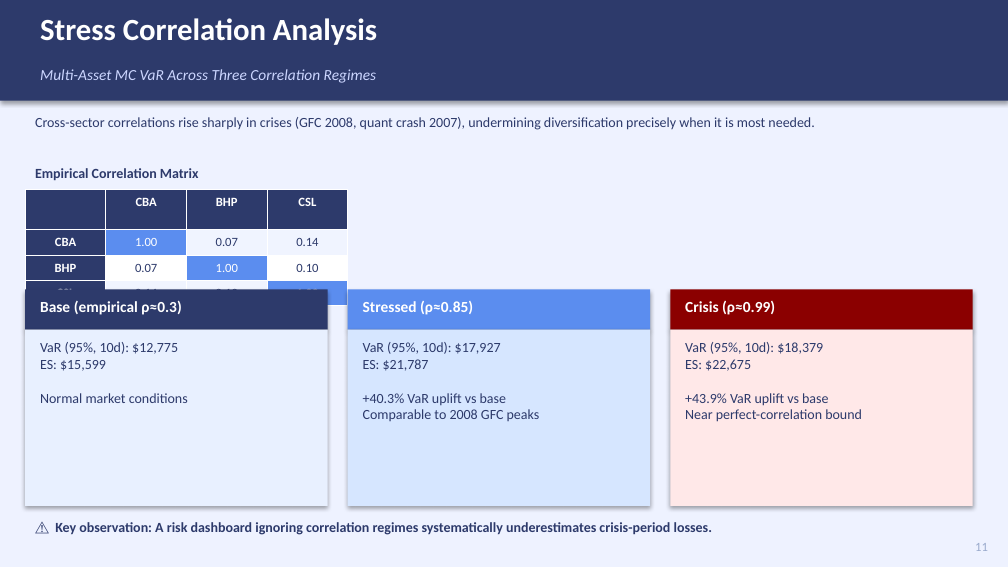
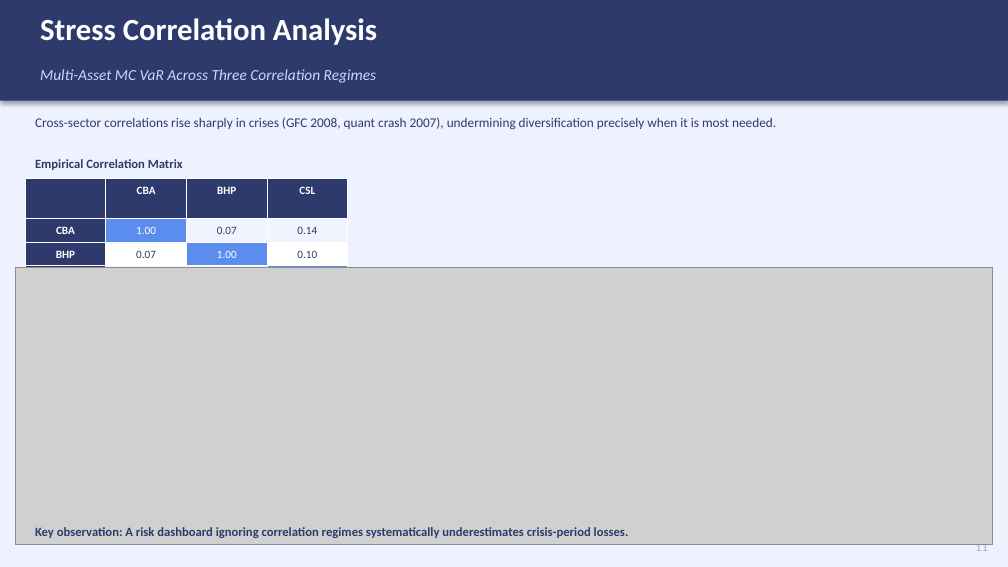
Before and after one commit to indigohill/FINM3422_A3_T7_G1_DP, a slide deck: slide 11 of docs/A3_Presentation.pptx. Drawn at 1008x567 pixels with LibreOffice and Linux fonts; fonts in the diff are those of the drawing; grey boxes stand for pictures. Boxes give left, top, right and bottom in pixels: in the first picture for what was removed or moved away, otherwise in the second. Text is boxed around its words. In the diff, an @@ line names an element or a change of style, - is before the commit and + after.

```diff
--- a/docs/A3_Presentation.pptx
+++ b/docs/A3_Presentation.pptx
@@ text "Cross-sector correlations rise sharply in ..." at box(35, 117, 776, 130): size 10 to 9.5 pt @@
@@ text "Empirical Correlation Matrix": place and size @@
-text "Empirical Correlation Matrix" at box(35, 168, 199, 180)
+text "Empirical Correlation Matrix" at box(35, 159, 183, 170)
@@ text "Empirical Correlation Matrix" at box(35, 159, 183, 170): size 10 to 9 pt @@
@@ table at box(25, 178, 348, 262) @@
@@ size 9 to 8 pt @@
@@ table: place and size @@
-table at box(25, 190, 348, 294)
+table at box(25, 178, 348, 262)
@@ picture added at box(15, 267, 993, 544) @@
@@ rectangle removed at box(25, 289, 328, 330) @@
@@ rectangle removed at box(348, 289, 650, 330) @@
@@ rectangle removed at box(670, 289, 973, 330) @@
@@ text removed at box(40, 300, 181, 315) @@
-Base (empirical ρ≈0.3)
@@ text removed at box(363, 301, 473, 315) @@
-Stressed (ρ≈0.85)
@@ text removed at box(685, 301, 775, 315) @@
-Crisis (ρ≈0.99)
@@ rectangle removed at box(25, 330, 328, 506) @@
@@ text removed at box(40, 342, 188, 403) @@
-VaR (95%, 10d): $12,775
-ES: $15,599
-Normal market conditions
@@ rectangle removed at box(348, 330, 650, 506) @@
@@ text removed at box(363, 342, 540, 421) @@
-VaR (95%, 10d): $17,927
-ES: $21,787
-+40.3% VaR uplift vs base
-Comparable to 2008 GFC peaks
@@ rectangle removed at box(670, 330, 973, 506) @@
@@ text removed at box(685, 342, 862, 422) @@
-VaR (95%, 10d): $18,379
-ES: $22,675
-+43.9% VaR uplift vs base
-Near perfect-correlation bound
@@ text at box(35, 527, 629, 538): text changed; size 10 to 9 pt @@
-⚠ Key observation: A risk dashboard ignoring correlation regimes systematically underestimates crisis-period losses.
+Key observation: A risk dashboard ignoring correlation regimes systematically underestimates crisis-period losses.
```
Also in this commit, not shown: 6 other slides changed, 1 other file.
